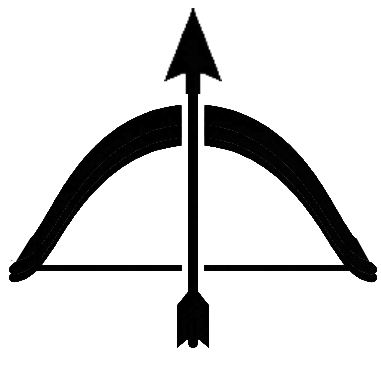
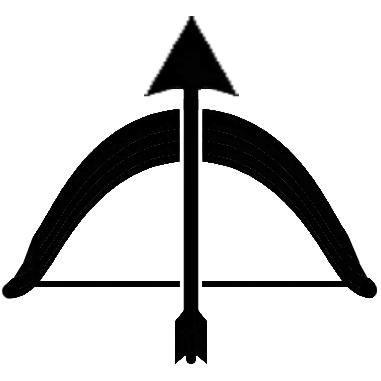
Layers edited between the first and the second w=381, h=381 image:
added layer "Layer 2" above "Layer 1" over <box>144,16,239,97</box>
moved "Layer 1" above "backup", painted on it over <box>164,8,222,327</box>
painted on "Background" over <box>2,91,377,364</box>
